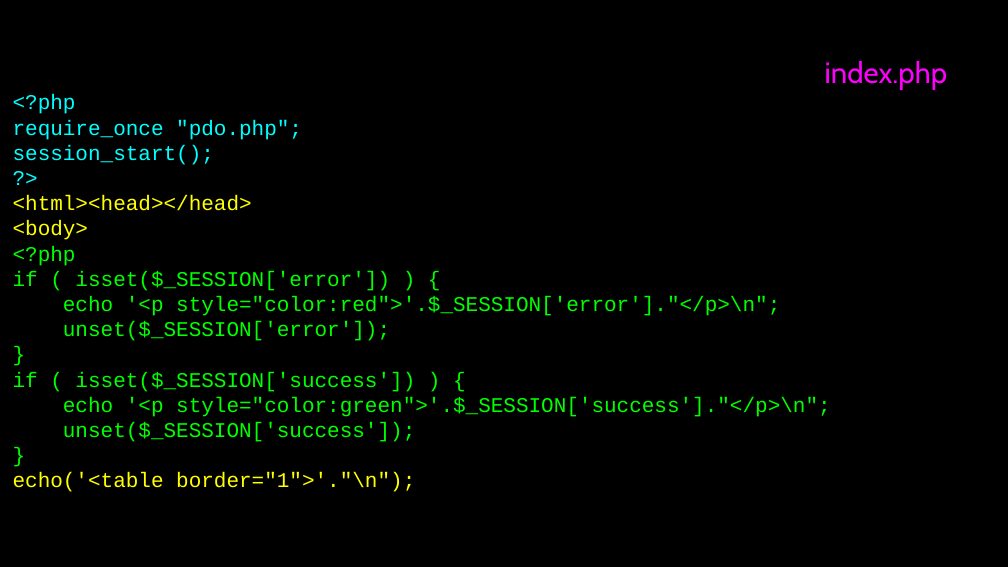
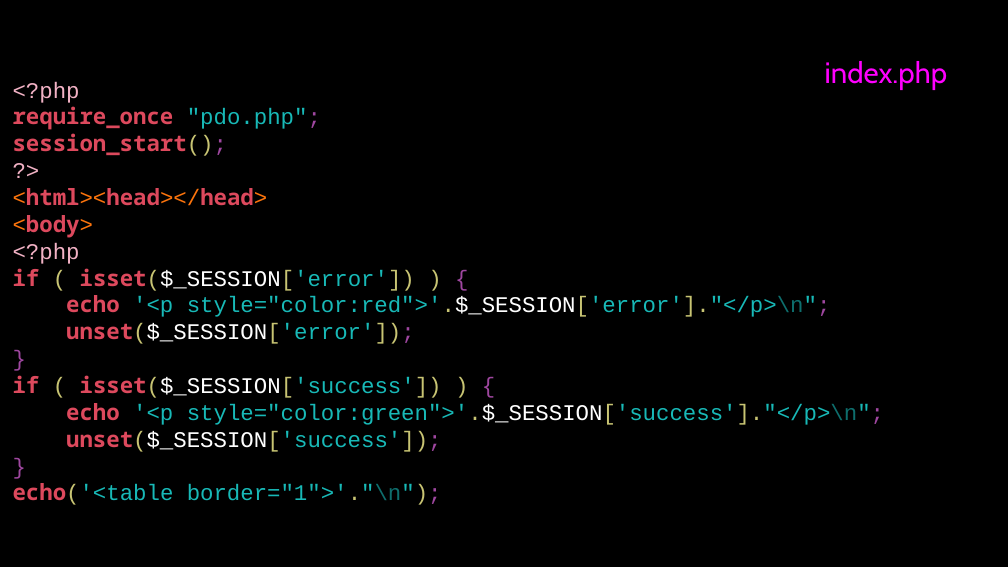
Before and after one commit to csev/wa4e, a slide deck: slide 6 of lectures/PHP-08-CRUD.ppt. Drawn at 1008x567 pixels with LibreOffice and Linux fonts; fonts in the diff are those of the drawing. Boxes give left, top, right and bottom in pixels: in the first picture for what was removed or moved away, otherwise in the second. Text is boxed around its words. In the diff, an @@ line names an element or a change of style, - is before the commit and + after.

```diff
--- a/lectures/PHP-08-CRUD.ppt
+++ b/lectures/PHP-08-CRUD.ppt
@@ text "<?php" at [13, 81, 884, 505]: size 15 to 16 pt; text colour #00FFFF to #F2B2C5 in "<?php", "?>"; font Courier New to Noto Sans Mono, bold on in "require_once", "session_start();", "<html><head></head>", "<body>" and 7 more places; text colour #00FFFF to #DD495D in "require_once", "session_start();"; text colour #00FFFF to #18B9B7 in ""pdo.php";"; text colour #00FFFF to #9F47A0 in ""pdo.php";", "session_start();"; text colour #00FFFF to #C8C473 in "session_start();"; text colour #FFFF00 to #FC740C in "<html><head></head>", "<body>"; text colour #FFFF00 to #DD495D in "<html><head></head>", "<body>", "echo('<table"; text colour #00FF00 to #F2B2C5 in "<?php"; text colour #00FF00 to #DD495D in "if isset($_SESSION['error'])", "echo", "unset($_SESSION['error']);", "if isset($_SESSION['success'])" and 2 more places; text colour #00FF00 to #C8C473 in "( isset($_SESSION['error']) )", "style="color:red">'.$_SESSION['error']."</p>\n";", "unset($_SESSION['error']);", "( isset($_SESSION['success']) )" and 2 more places; text colour #00FF00 to #FFFFFF in "isset($_SESSION['error'])", "style="color:red">'.$_SESSION['error']."</p>\n";", "unset($_SESSION['error']);", "isset($_SESSION['success'])" and 2 more places; text colour #00FF00 to #18B9B7 in "isset($_SESSION['error'])", "'<p style="color:red">'.$_SESSION['error']."</p>\n";", "unset($_SESSION['error']);", "isset($_SESSION['success'])" and 2 more places; text colour #00FF00 to #9F47A0 in "{", "style="color:red">'.$_SESSION['error']."</p>\n";", "unset($_SESSION['error']);", "}" and 4 more places; text colour #00FF00 to #0E6E6D in "style="color:red">'.$_SESSION['error']."</p>\n";", "style="color:green">'.$_SESSION['success']."</p>\n";"; text colour #FFFF00 to #C8C473, text colour #FFFF00 to #18B9B7 in "echo('<table border="1">'."\n");"; text colour #FFFF00 to #0E6E6D, text colour #FFFF00 to #9F47A0 in "border="1">'."\n");" @@
```
Also in this commit, not shown: 10 other slides changed, 1 slide added, 1 slide removed.
